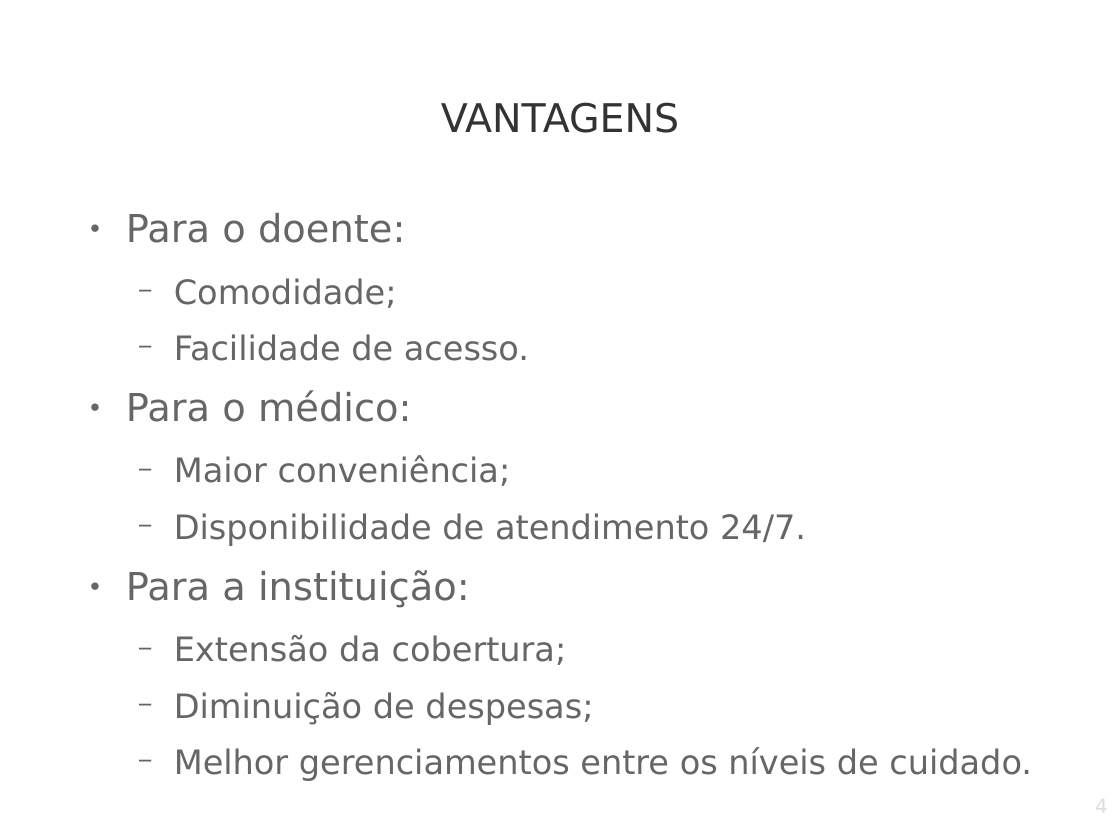
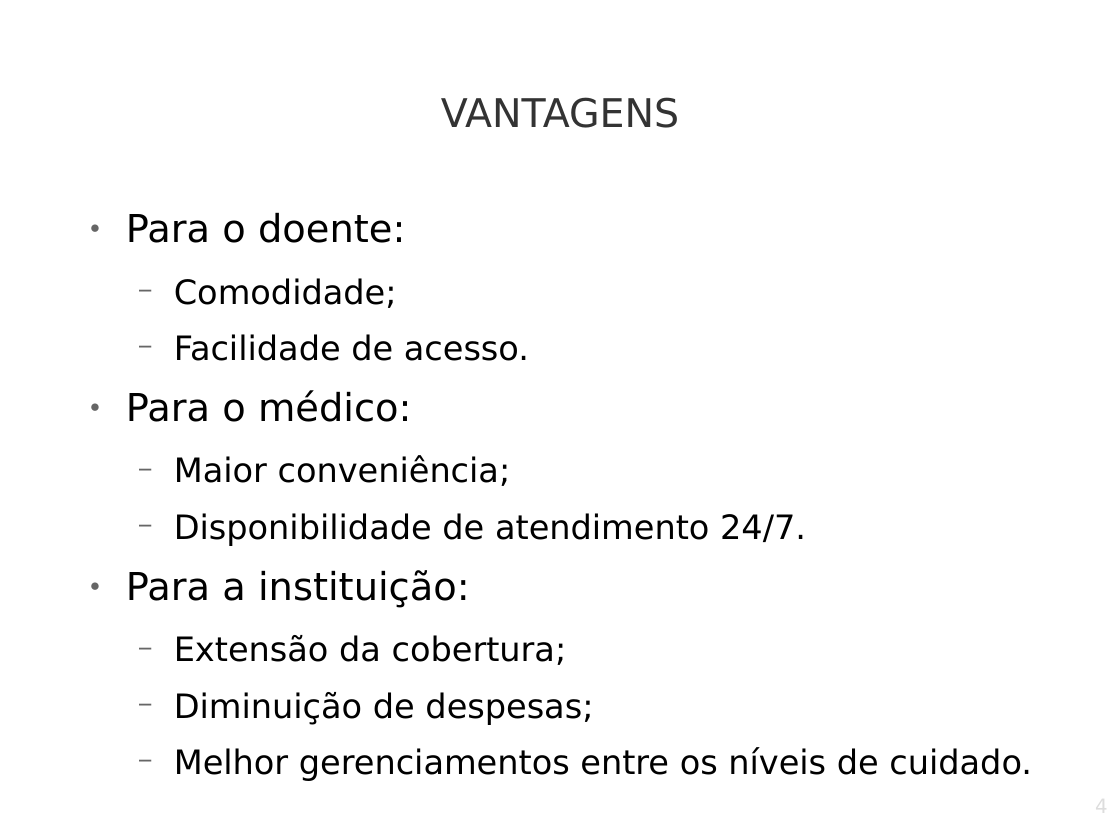
Before and after one commit to marcosnonato/Clang, a slide deck: slide 4 of Tendencias Tecnologicas.odp. Drawn at 1120x840 pixels with LibreOffice and Linux fonts; fonts in the diff are those of the drawing; background and template pictures are left out. Boxes give left, top, right and bottom in pixels: in the first picture for what was removed or moved away, otherwise in the second. Text is boxed around its words. In the diff, an @@ line names an element or a change of style, - is before the commit and + after.

```diff
--- a/Tendencias Tecnologicas.odp
+++ b/Tendencias Tecnologicas.odp
@@ title "VANTAGENS": place and size @@
-title "VANTAGENS" at (441, 102, 679, 133)
+title "VANTAGENS" at (441, 97, 679, 128)
@@ text "Para o doente:" at (126, 212, 1032, 781): text colour #666666 to #000000 @@
```
Also in this commit, not shown: 13 other slides changed, 1 slide added.
